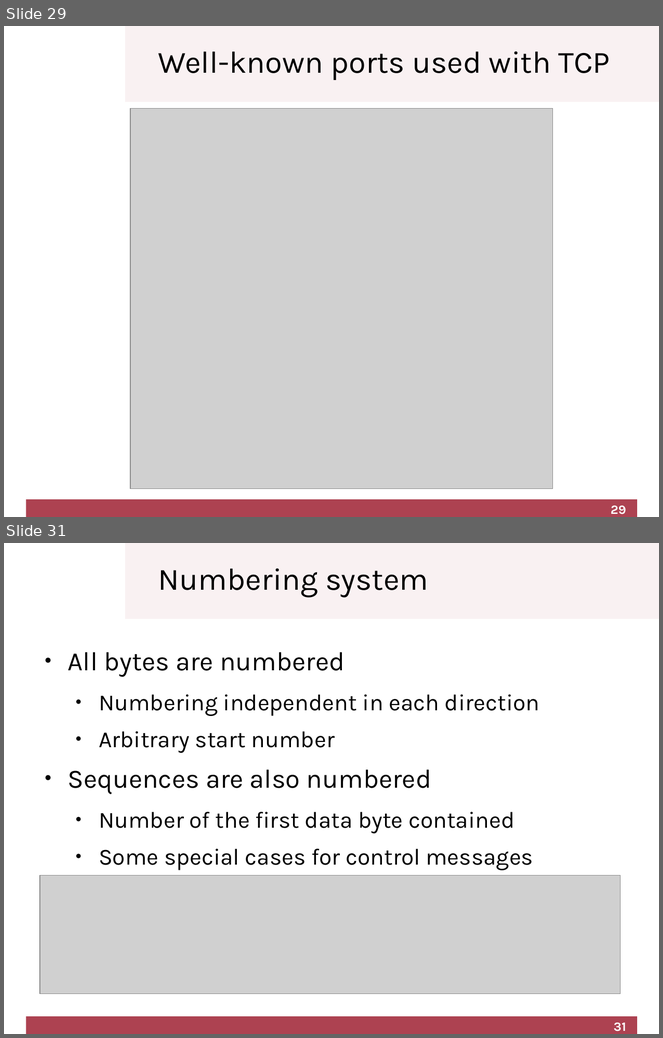
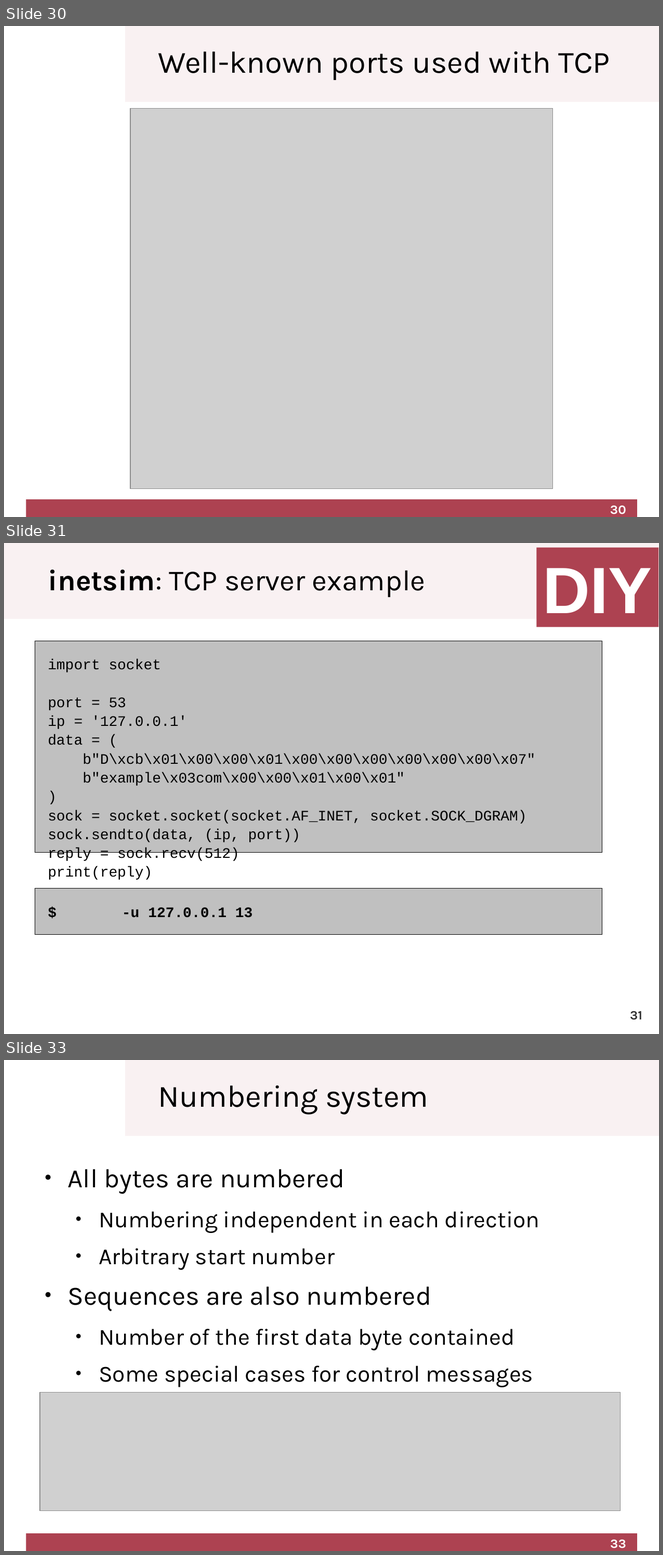
Before and after one commit to cletomartin/redes1, a slide deck: slides/transport.odp. Shown one above the other, each under a label of ours: slides 29 and 31 before the commit, slides 30, 31 and 33 after it; the slides between them are not shown. The pictures are 663x1038 and 663x1555 pixels, drawn with LibreOffice and Linux fonts; fonts in the diff are those of the drawing; grey boxes stand for pictures; background and template pictures are left out. Boxes give left, top, right and bottom in pixels: in the first picture for what was removed or moved away, otherwise in the second. Text is boxed around its words. In the diff, an @@ line names an element or a change of style, - is before the commit and + after.

```diff
--- a/slides/transport.odp
+++ b/slides/transport.odp
@@ slide 31 added at <box>4,543,659,1034</box>, background #FFFFFF @@
@@ rectangle added at <box>4,543,659,619</box>, fill #F9F1F2 @@
@@ rectangle added at <box>536,548,659,628</box>, fill #AD4251, 72 pt, text #FFFFFF, bold @@
+DIY
@@ title added at <box>48,570,426,597</box>, 32 pt, text #000000 @@
+inetsim: TCP server example
@@ rectangle added at <box>35,641,602,853</box>, fill #C0C0C0, outline #000000 0 pt, 16 pt, text #000000 @@
+import socket
+port = 53
+ip = '127.0.0.1'
+data = (
+b"D\xcb\x01\x00\x00\x01\x00\x00\x00\x00\x00\x00\x07"
+b"example\x03com\x00\x00\x01\x00\x01"
+)
+sock = socket.socket(socket.AF_INET, socket.SOCK_DGRAM)
+sock.sendto(data, (ip, port))
+reply = sock.recv(512)
+print(reply)
@@ rectangle added at <box>35,889,602,936</box>, fill #C0C0C0, outline #000000 0 pt, 16 pt, text #000000, bold @@
+$ -u 127.0.0.1 13
@@ page number added at <box>630,1012,643,1020</box>, 14 pt, text #333333, bold @@
+31
@@ what was slide 29 is now slide 30 @@
@@ page number at <box>610,506,626,515</box>: text changed @@
-29
+30
@@ what was slide 31 is now slide 33 @@
@@ page number at <box>610,1540,626,1549</box>: text changed @@
-31
+33
```
Also in this commit, not shown: 3 slides changed, 1 other slide added, 1 other file.
